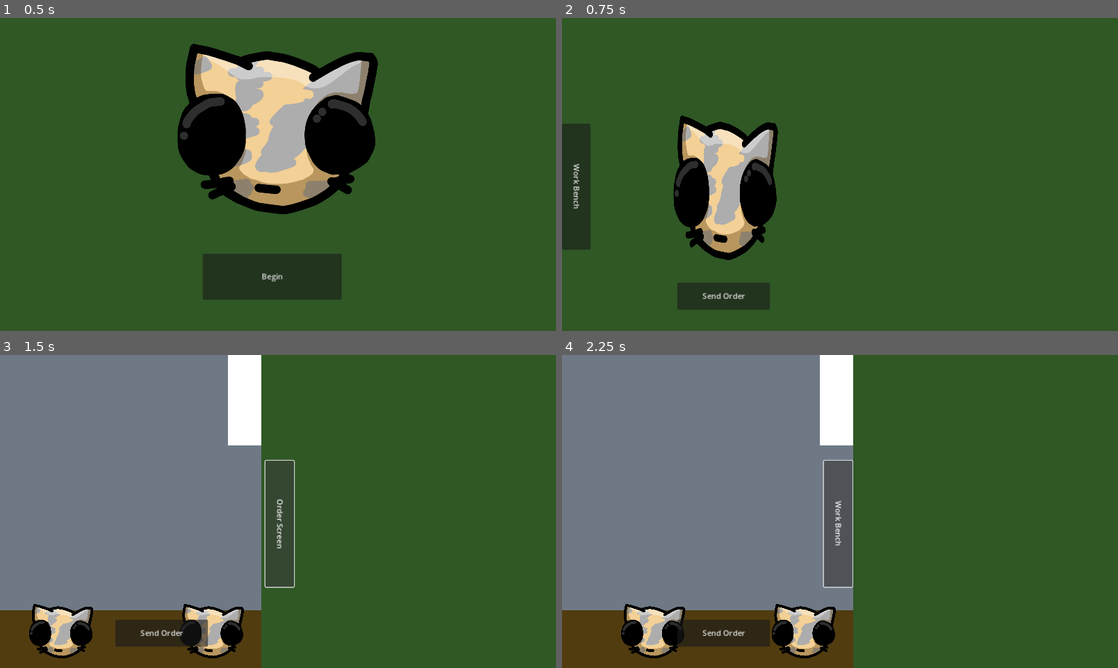
Above: before the commit, frames 1-4 (two rows, left to right).
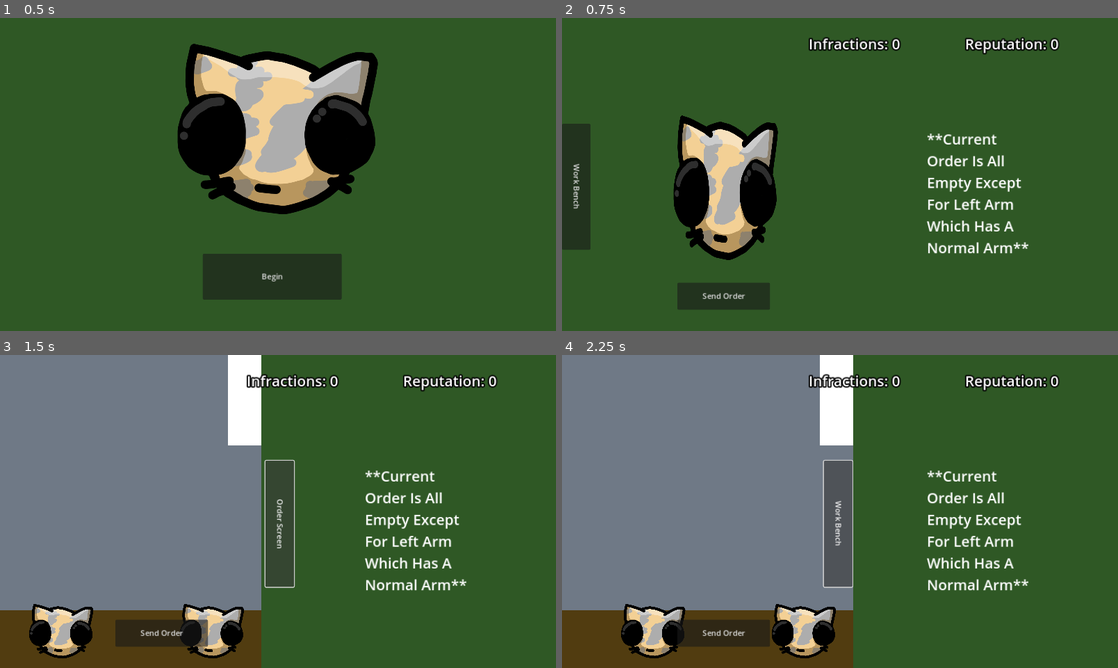
Above: after the commit, the same moments.

Repository: FakeAppleSauce/Minigame-Jam-Game
Game: Godot game, scene res://Scenes/home_page.tscn
Two runs of this game, one before a commit and one after it. Both use one fixed random seed, a clock stepped at 60 frames per second and the inputs below. Before the commit the project starts from res://home_page.tscn.
Inputs:
- Up to frame 1 (0.5 s): no input
- Up to frame 2 (0.75 s): click "Begin" at 0.5 s
- Up to frame 3 (1.5 s): click "Work Bench" at 1.25 s
- Up to frame 4 (2.25 s): click "Order Screen" at 2 s

Frame 1 is identical in both runs. In frame 2, 2.7% of the frame differs, in the area x 44-90%, y 6-76%; in frame 3, 2.7%; in frame 4, 2.7%.

Commit message:
Point System

Diff:
--- a/control.gd
+++ b/Code/control.gd
@@ -4,11 +4,14 @@
 @onready var work_bench_button: Button = $workBenchButton
 @onready var work_bench: Node2D = $"../WorkBench"
 @onready var work_bench_background: ColorRect = $"../WorkBench/workBenchBackground"
+@onready var rep_counter: Label = $RepCounter
+@onready var infraction_counter: Label = $InfractionCounter
 
 var button_slide = false
 var limbs = ["leftArm", "rightArm", "leftFoot", "rightFoot", "head"]
 
 signal notePosition
+signal deleteAttachedLimbs
 
 func _ready() -> void:
 	pass
@@ -50,10 +53,37 @@
 	button_slide = true
 	notePosition.emit()
 
-
+var goods = 0
 func _on_send_order_pressed() -> void:
 	for i in 5:
 		if Global.currentBuildStatus[limbs[i - 1]]["effect"] == Global.currentOrder[limbs[i - 1]]:
 			print(limbs[i - 1] + " good")
+			goods += 1
 		else:
 			print(limbs[i - 1] + " bad")
+
+	if goods == 5:
+		Global.repAmount += 100
+		change_counters("rep")
+		deleteAttachedLimbs.emit()
+		goods = 0
+		for i in 5:
+			Global.currentBuildStatus[limbs[i-1]]["effect"] = "null"
+			Global.currentBuildStatus[limbs[i-1]]["ID"] = null
+			Global.currentBuildStatus[limbs[i-1]]["occupied"] = false
+
+	elif goods < 5:
+		Global.infractions += 1
+		change_counters("infractions")
+		goods = 0
+
+func change_counters(counter: String):
+	if counter == "rep":
+		rep_counter.text = "Reputation: " + str(Global.repAmount)
+
+	elif counter == "infractions":
+		infraction_counter.text = "Infractions: " + str(Global.infractions)
+		infraction_counter.self_modulate.b = 1 - 1.00/4 * Global.infractions
+		infraction_counter.self_modulate.g = 1 - 1.00/4 * Global.infractions
+		infraction_counter.self_modulate.r = 1 - 1.00/4 * (Global.infractions - 3)
+		print(infraction_counter.self_modulate.b)
--- a/global.gd
+++ b/Code/global.gd
@@ -2,40 +2,43 @@
 
 var limbID = 0
 var currentLimbSpawn = "null"
+var infractions = 0
+var repAmount = 0
+
 var currentBuildStatus = {
 	"head": {
 		"occupied": false,
-		"effect": null,
+		"effect": "null",
 		"ID": null
 	},
 	"leftArm": {
 		"occupied": false,
-		"effect": null,
+		"effect": "null",
 		"ID": null
 	},
 	"rightArm": {
 		"occupied": false,
-		"effect": null,
+		"effect": "null",
 		"ID": null
 	},
 	"leftFoot": {
 		"occupied": false,
-		"effect": null,
+		"effect": "null",
 		"ID": null
 	},
 	"rightFoot": {
 		"occupied": false,
-		"effect": null,
+		"effect": "null",
 		"ID": null
 	}
 }
 
 var currentOrder = {
-	"head": "none",
+	"head": "null",
 	"leftArm": "none",
-	"rightArm": "none",
-	"leftFoot": "none",
-	"rightFoot": "none"
+	"rightArm": "null",
+	"leftFoot": "null",
+	"rightFoot": "null"
 }
 
 # Called when the node enters the scene tree for the first time.
--- a/home_page.gd
+++ b/Code/home_page.gd
@@ -12,7 +12,7 @@
 
 
 func _on_start_button_pressed() -> void:
-	get_tree().change_scene_to_file("res://MainGame.tscn")
+	get_tree().change_scene_to_file("res://Scenes/MainGame.tscn")
 
 func startGame():
 	pass
--- a/limb.gd
+++ b/Code/limb.gd
@@ -1,6 +1,6 @@
 extends RigidBody2D
 
-const LIMB = preload("res://limb.tscn")
+const LIMB = preload("res://Scenes/limb.tscn")
 
 var hovering = false
 var equipped = false
@@ -18,6 +18,7 @@
 var target_position = Vector2(0,0)
 
 var respawn = false
+var attached = false
 
 #0 Work Bench
 #1 Order Screen
@@ -40,12 +41,15 @@
 
 
 func _ready() -> void:
+	ui.deleteAttachedLimbs.connect(_on_delete_limbs)
 	ui.notePosition.connect(_on_note_position)
 	if respawn == false:
 		apply_central_impulse(Vector2.RIGHT * 5000)
 		limbID = Global.limbID
 		limbType = Global.currentLimbSpawn
 		Global.limbID += 1
+	elif respawn == true:
+		attached = true
 
 
 
@@ -123,3 +127,7 @@
 
 func _on_life_timeout() -> void:
 	queue_free()
+
+func _on_delete_limbs():
+	if attached == true:
+		call_deferred("queue_free")
--- a/work_bench.gd
+++ b/Code/work_bench.gd
@@ -1,6 +1,6 @@
 extends Node2D
 
-const LIMB = preload("res://limb.tscn")
+const LIMB = preload("res://Scenes/limb.tscn")
 
 @onready var limbs: Node2D = $"../Limbs"
 @onready var chute: ColorRect = $Chute
--- a/MainGame.tscn
+++ b/Scenes/MainGame.tscn
@@ -1,10 +1,10 @@
 [gd_scene load_steps=20 format=3 uid="uid://b2uy07pjgjaka"]
 
-[ext_resource type="Script" path="res://order_screen.gd" id="1_6p6xb"]
-[ext_resource type="Script" path="res://work_bench.gd" id="1_8ghld"]
-[ext_resource type="Texture2D" uid="uid://cv3bhewfbsopa" path="res://Kitty.PNG" id="1_244y8"]
-[ext_resource type="Script" path="res://control.gd" id="3_gkj46"]
-[ext_resource type="PackedScene" uid="uid://0byordc8db3l" path="res://limb.tscn" id="5_fnoou"]
+[ext_resource type="Script" path="res://Code/order_screen.gd" id="1_2g5md"]
+[ext_resource type="Texture2D" uid="uid://cv3bhewfbsopa" path="res://Textures/Kitty.PNG" id="2_etg1v"]
+[ext_resource type="Script" path="res://Code/work_bench.gd" id="3_85q7c"]
+[ext_resource type="Script" path="res://Code/control.gd" id="4_gq4hs"]
+[ext_resource type="PackedScene" uid="uid://0byordc8db3l" path="res://Scenes/limb.tscn" id="5_rqysd"]
 
 [sub_resource type="CapsuleShape2D" id="CapsuleShape2D_0in1h"]
 radius = 61.5385
@@ -60,7 +60,7 @@
 
 [node name="OrderScreen" type="Node2D" parent="."]
 z_index = -1
-script = ExtResource("1_6p6xb")
+script = ExtResource("1_2g5md")
 
 [node name="ZombieBuild" type="Node2D" parent="OrderScreen"]
 z_index = -1
@@ -69,7 +69,7 @@
 z_index = -3
 position = Vector2(339, 349)
 scale = Vector2(0.24375, 0.397)
-texture = ExtResource("1_244y8")
+texture = ExtResource("2_etg1v")
 metadata/_edit_group_ = true
 
 [node name="leftArm" type="Node2D" parent="OrderScreen/ZombieBuild"]
@@ -206,7 +206,7 @@
 
 [node name="WorkBench" type="Node2D" parent="."]
 position = Vector2(-1162, 0)
-script = ExtResource("1_8ghld")
+script = ExtResource("3_85q7c")
 
 [node name="workBenchBackground" type="ColorRect" parent="WorkBench"]
 z_index = -2
@@ -230,7 +230,7 @@
 offset_right = 1022.0
 offset_bottom = 967.0
 scale = Vector2(0.15, 0.15)
-texture_normal = ExtResource("1_244y8")
+texture_normal = ExtResource("2_etg1v")
 stretch_mode = 0
 
 [node name="wartNeedle" type="TextureButton" parent="WorkBench/Shelf"]
@@ -240,7 +240,7 @@
 offset_right = 1664.0
 offset_bottom = 967.0
 scale = Vector2(0.15, 0.15)
-texture_normal = ExtResource("1_244y8")
+texture_normal = ExtResource("2_etg1v")
 stretch_mode = 0
 
 [node name="rainbowNeedle" type="TextureButton" parent="WorkBench/Shelf"]
@@ -250,7 +250,7 @@
 offset_right = 1346.0
 offset_bottom = 967.0
 scale = Vector2(0.15, 0.15)
-texture_normal = ExtResource("1_244y8")
+texture_normal = ExtResource("2_etg1v")
 stretch_mode = 0
 
 [node name="swapNeedle" type="TextureButton" parent="WorkBench/Shelf"]
@@ -260,7 +260,7 @@
 offset_right = 1976.0
 offset_bottom = 967.0
 scale = Vector2(0.15, 0.15)
-texture_normal = ExtResource("1_244y8")
+texture_normal = ExtResource("2_etg1v")
 stretch_mode = 0
 
 [node name="headFreezer" type="Button" parent="WorkBench"]
@@ -300,7 +300,7 @@
 offset_right = 40.0
 offset_bottom = 40.0
 mouse_filter = 2
-script = ExtResource("3_gkj46")
+script = ExtResource("4_gq4hs")
 
 [node name="workBenchButton" type="Button" parent="UI"]
 layout_mode = 1
@@ -326,9 +326,40 @@
 offset_bottom = 604.0
 text = "Send Order"
 
+[node name="RepCounter" type="Label" parent="UI"]
+layout_mode = 0
+offset_left = 835.0
+offset_top = 32.0
+offset_right = 1052.0
+offset_bottom = 94.0
+theme_override_constants/outline_size = 10
+theme_override_font_sizes/font_size = 30
+text = "Reputation: 0"
+
+[node name="InfractionCounter" type="Label" parent="UI"]
+layout_mode = 0
+offset_left = 511.0
+offset_top = 32.0
+offset_right = 701.0
+offset_bottom = 74.0
+theme_override_colors/font_color = Color(1, 1, 1, 1)
+theme_override_constants/outline_size = 10
+theme_override_font_sizes/font_size = 30
+text = "Infractions: 0"
+
+[node name="TemporaryText" type="Label" parent="UI"]
+layout_mode = 0
+offset_left = 756.0
+offset_top = 229.0
+offset_right = 997.0
+offset_bottom = 496.0
+theme_override_font_sizes/font_size = 30
+text = "**Current Order Is All Empty Except For Left Arm Which Has A Normal Arm**"
+autowrap_mode = 2
+
 [node name="Limbs" type="Node2D" parent="."]
 
-[node name="Limb" parent="Limbs" instance=ExtResource("5_fnoou")]
+[node name="Limb" parent="Limbs" instance=ExtResource("5_rqysd")]
 position = Vector2(-383, -211)
 
 [node name="Wall" type="StaticBody2D" parent="."]
--- a/home_page.tscn
+++ b/Scenes/home_page.tscn
@@ -1,19 +1,19 @@
 [gd_scene load_steps=3 format=3 uid="uid://duol1tdkkmhe1"]
 
-[ext_resource type="Script" path="res://home_page.gd" id="1_3ykqj"]
-[ext_resource type="Texture2D" uid="uid://cv3bhewfbsopa" path="res://Kitty.PNG" id="2_qra48"]
+[ext_resource type="Script" path="res://Code/home_page.gd" id="1_0cseg"]
+[ext_resource type="Texture2D" uid="uid://cv3bhewfbsopa" path="res://Textures/Kitty.PNG" id="2_akdjy"]
 
 [node name="HomePage" type="Control"]
 layout_mode = 3
 anchors_preset = 0
 offset_right = 40.0
 offset_bottom = 40.0
-script = ExtResource("1_3ykqj")
+script = ExtResource("1_0cseg")
 
 [node name="Title" type="Sprite2D" parent="."]
 position = Vector2(575, 227)
 scale = Vector2(0.468, 0.468)
-texture = ExtResource("2_qra48")
+texture = ExtResource("2_akdjy")
 
 [node name="StartButton" type="Button" parent="."]
 layout_mode = 0
--- a/limb.tscn
+++ b/Scenes/limb.tscn
@@ -1,7 +1,7 @@
 [gd_scene load_steps=4 format=3 uid="uid://0byordc8db3l"]
 
-[ext_resource type="Script" path="res://limb.gd" id="1_s1td2"]
-[ext_resource type="Texture2D" uid="uid://cv3bhewfbsopa" path="res://Kitty.PNG" id="2_skafq"]
+[ext_resource type="Script" path="res://Code/limb.gd" id="1_b4h7g"]
+[ext_resource type="Texture2D" uid="uid://cv3bhewfbsopa" path="res://Textures/Kitty.PNG" id="2_1yq5f"]
 
 [sub_resource type="CapsuleShape2D" id="CapsuleShape2D_pndob"]
 radius = 32.0
@@ -13,12 +13,12 @@
 input_pickable = true
 gravity_scale = 0.0
 linear_damp = 10.0
-script = ExtResource("1_s1td2")
+script = ExtResource("1_b4h7g")
 
 [node name="Sprite2D" type="Sprite2D" parent="."]
 position = Vector2(0, -1.90735e-06)
 scale = Vector2(0.071, 0.14225)
-texture = ExtResource("2_skafq")
+texture = ExtResource("2_1yq5f")
 
 [node name="CollisionShape2D" type="CollisionShape2D" parent="."]
 shape = SubResource("CapsuleShape2D_pndob")
--- a/icon.svg
+++ /dev/null
@@ -1 +0,0 @@
-<svg xmlns="http://www.w3.org/2000/svg" width="128" height="128"><rect width="124" height="124" x="2" y="2" fill="#363d52" stroke="#212532" stroke-width="4" rx="14"/><g fill="#fff" transform="translate(12.322 12.322)scale(.101)"><path d="M105 673v33q407 354 814 0v-33z"/><path fill="#478cbf" d="m105 673 152 14q12 1 15 14l4 67 132 10 8-61q2-11 15-15h162q13 4 15 15l8 61 132-10 4-67q3-13 15-14l152-14V427q30-39 56-81-35-59-83-108-43 20-82 47-40-37-88-64 7-51 8-102-59-28-123-42-26 43-46 89-49-7-98 0-20-46-46-89-64 14-123 42 1 51 8 102-48 27-88 64-39-27-82-47-48 49-83 108 26 42 56 81zm0 33v39c0 276 813 276 814 0v-39l-134 12-5 69q-2 10-14 13l-162 11q-12 0-16-11l-10-65H446l-10 65q-4 11-16 11l-162-11q-12-3-14-13l-5-69z"/><path d="M483 600c0 34 58 34 58 0v-86c0-34-58-34-58 0z"/><circle cx="725" cy="526" r="90"/><circle cx="299" cy="526" r="90"/></g><g fill="#414042" transform="translate(12.322 12.322)scale(.101)"><circle cx="307" cy="532" r="60"/><circle cx="717" cy="532" r="60"/></g></svg>
--- a/project.godot
+++ b/project.godot
@@ -11,15 +11,14 @@
 [application]
 
 config/name="Minigame Jam"
-run/main_scene="res://home_page.tscn"
+run/main_scene="res://Scenes/home_page.tscn"
 config/features=PackedStringArray("4.3", "Forward Plus")
 boot_splash/bg_color=Color(0.0618341, 0.168864, 0.0443502, 1)
-boot_splash/image="res://Kitty.PNG"
-config/icon="res://icon.svg"
+boot_splash/image="res://Textures/Kitty.PNG"
 
 [autoload]
 
-Global="*res://global.gd"
+Global="*res://Code/global.gd"
 
 [display]
 
Renamed: order_screen.gd -> Code/order_screen.gd
Not shown, removed: Kitty.PNG.import
Binary file removed: Minigame Jam.apple-touch-icon.png
Not shown, removed: Minigame Jam.apple-touch-icon.png.import
Binary file removed: Minigame Jam.icon.png
Not shown, removed: Minigame Jam.icon.png.import
Binary file removed: Minigame Jam.png
Not shown, removed: Minigame Jam.png.import
Renamed: Kitty.PNG -> Textures/Kitty.PNG
Not shown, changed: Textures/Kitty.PNG.import
Binary file changed: index.apple-touch-icon.png
Binary file changed: index.icon.png
(and 2 more such lines)
